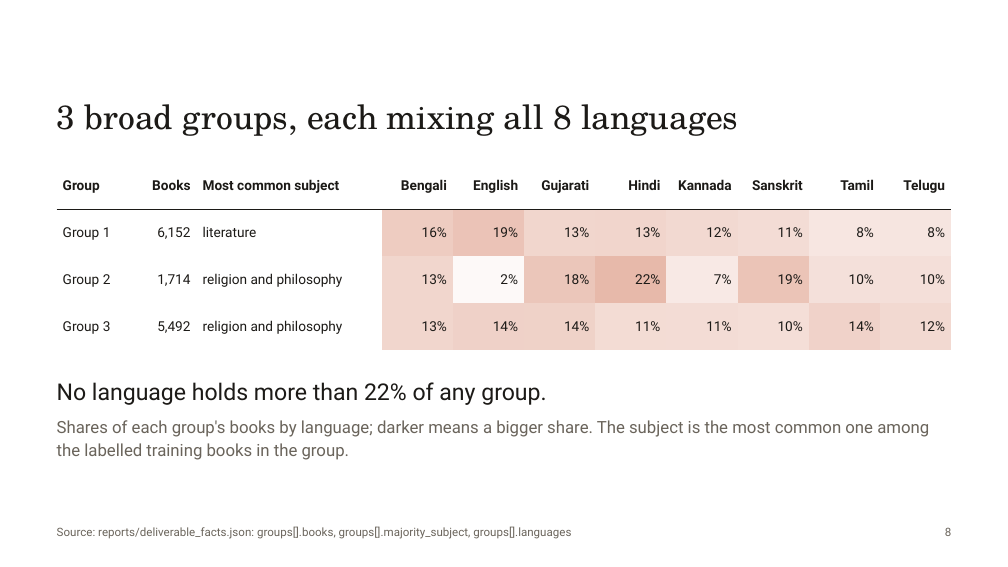
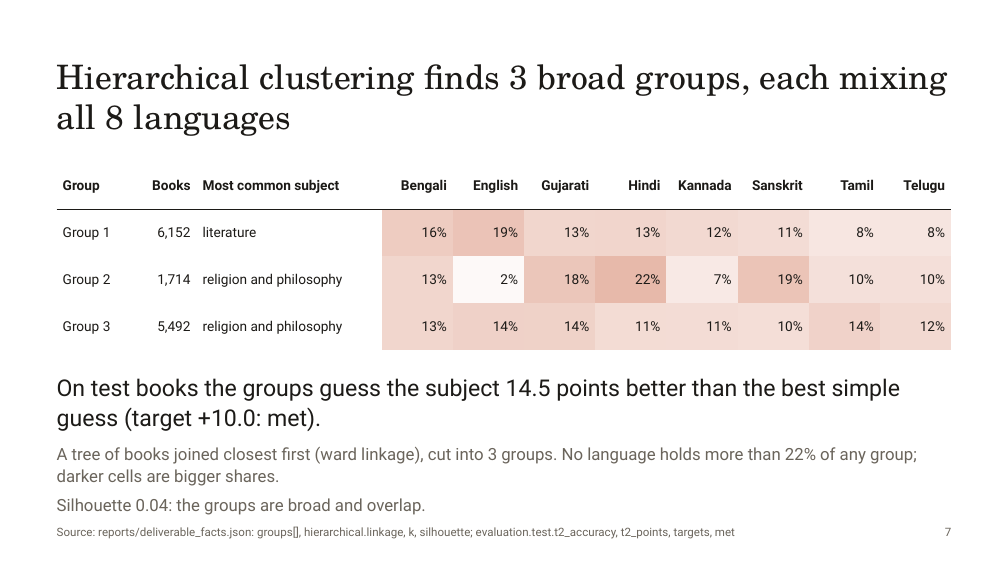
Before and after one commit to rohannes64/Grantha-Heritage-Tracker, a slide deck: slide 7 of Grantha_Heritage_Tracker_SIH26096.pptx (slide 8 before the commit). Drawn at 1008x567 pixels with LibreOffice and Linux fonts; fonts in the diff are those of the drawing. Boxes give left, top, right and bottom in pixels: in the first picture for what was removed or moved away, otherwise in the second. Text is boxed around its words. In the diff, an @@ line names an element or a change of style, - is before the commit and + after.

```diff
--- a/Grantha_Heritage_Tracker_SIH26096.pptx
+++ b/Grantha_Heritage_Tracker_SIH26096.pptx
@@ text at [57, 64, 948, 136]: text changed @@
-3 broad groups, each mixing all 8 languages
+Hierarchical clustering finds 3 broad groups, each mixing all 8 languages
@@ text at [57, 378, 917, 515]: text changed @@
-No language holds more than 22% of any group.
-Shares of each group's books by language; darker means a bigger share. The subject is the most common one among the labelled training books in the group.
+On test books the groups guess the subject 14.5 points better than the best simple guess (target +10.0: met).
+A tree of books joined closest first (ward linkage), cut into 3 groups. No language holds more than 22% of any group; darker cells are bigger shares.
+Silhouette 0.04: the groups are broad and overlap.
@@ text at [57, 526, 735, 539]: text changed @@
-Source: reports/deliverable_facts.json: groups[].books, groups[].majority_subject, groups[].languages
+Source: reports/deliverable_facts.json: groups[], hierarchical.linkage, k, silhouette; evaluation.test.t2_accuracy, t2_points, targets, met
@@ text at [945, 528, 951, 536]: text changed @@
-8
+7
```
Also in this commit, not shown: 7 other slides changed, 1 slide added, 11 slides removed, 3 other files.
